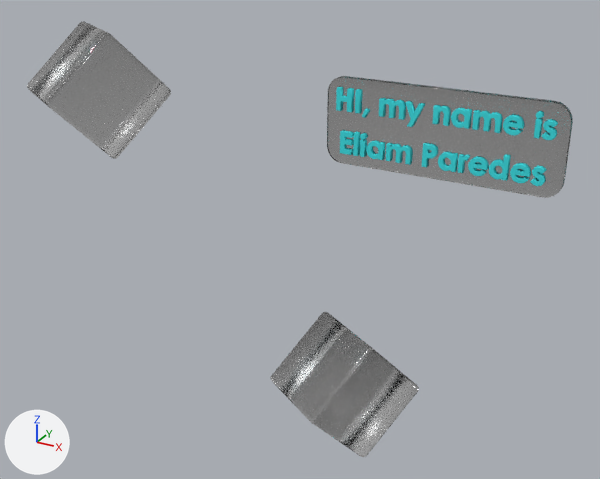
The glTF model resources/objs/home/obj.glb: old version first, new version second.
Before and after are seen from a camera (50 mm lens) standing at (7.8, -22.6, 6.94) and looking at (-1.49, -5.71, -1.51). Lighting does not change. The marker at lower left points along +X, +Y and +Z. The picture after the commit comes second. Where no turn or scale is listed for an object, it has been applied to the vertices.
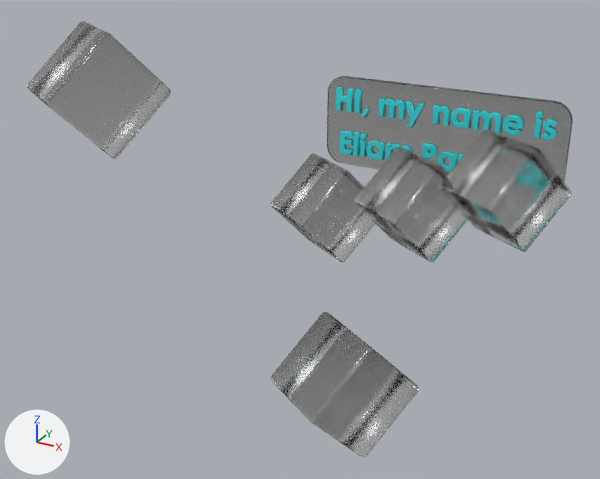
The change, as a list of edits to the scene's bpy script:
```text
Add me_cube_005:
    me_cube_005.from_pydata(...)  # 96 vertices, 188 faces; spans x -1.54..1.54, y -1.65..1.65, z -1.38..1.38
    me_cube_005.materials.append(mat_glass)  # white #e7e7e7
Add me_cube_004:
    me_cube_004.from_pydata(...)  # 96 vertices, 188 faces; spans x -1.54..1.54, y -1.65..1.65, z -1.38..1.38
    me_cube_004.materials.append(mat_glass)  # white #e7e7e7
Add me_cube_003:
    me_cube_003.from_pydata(...)  # 96 vertices, 188 faces; spans x -1.54..1.54, y -1.65..1.65, z -1.38..1.38
    me_cube_003.materials.append(mat_glass)  # white #e7e7e7
Add ob_cube_005:
    ob_cube_005 = bpy.data.objects.new('Cube.005', me_cube_005)
    ob_cube_005.location = (2.73, -2.45, -0.48)
Add ob_cube_004:
    ob_cube_004 = bpy.data.objects.new('Cube.004', me_cube_004)
    ob_cube_004.location = (0.34, -2.51, -1.3)
Add ob_cube_003:
    ob_cube_003 = bpy.data.objects.new('Cube.003', me_cube_003)
    ob_cube_003.location = (-2.28, -2.62, -1.85)
```

Changed parts and their boxes [x1, y1, x2, y2] in the pictures (600 x 479 px):
'Cube.005', added
    after: [440, 130, 571, 252]
'Cube.004', added
    after: [354, 147, 468, 262]
'Cube.003', added
    after: [271, 153, 375, 263]
